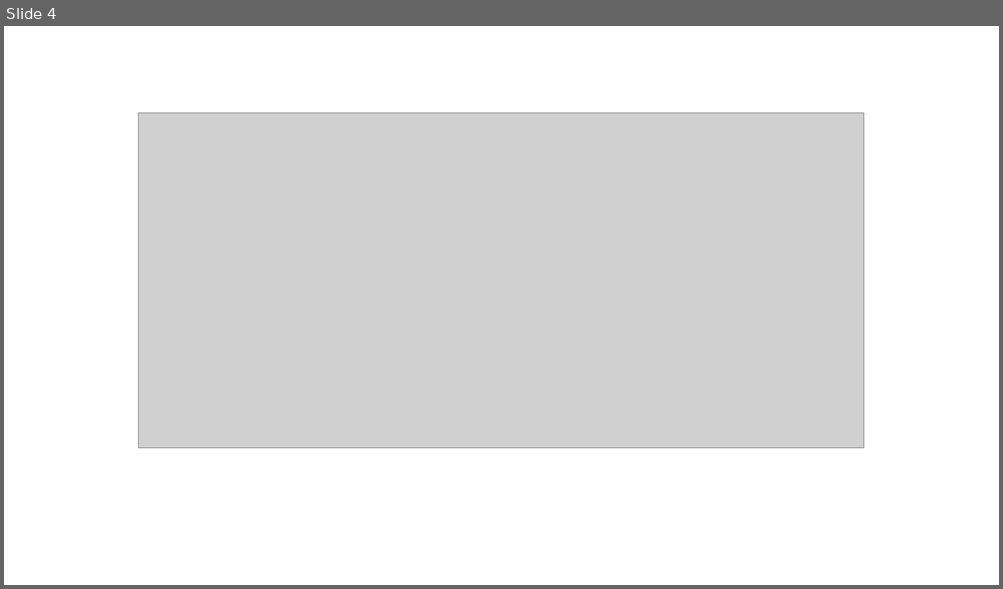
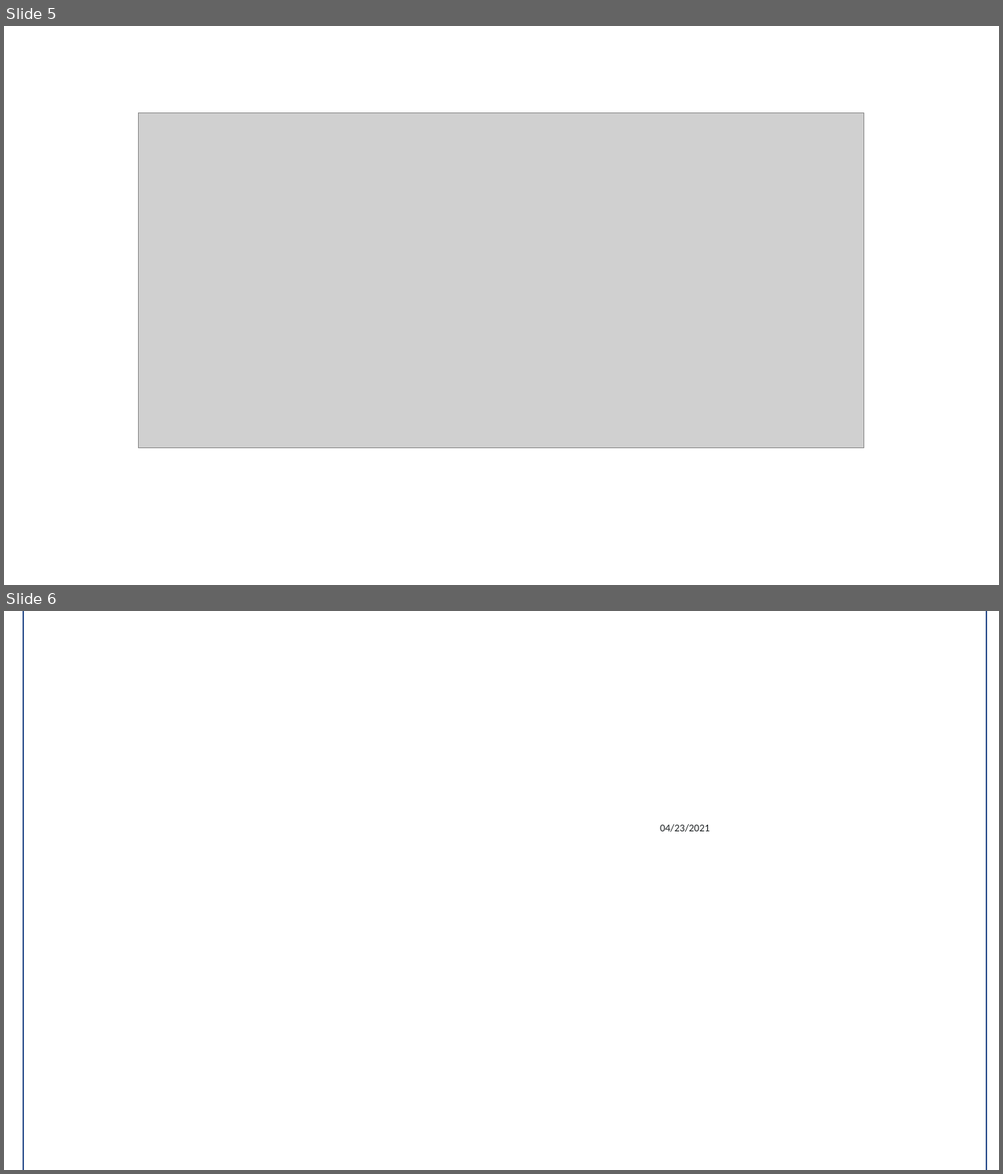
Before and after one commit to ziwang0411/Zi_Website, a slide deck: src/images/Presentation2.pptx. Shown one above the other, each under a label of ours: slide 4 before the commit, slides 5 and 6 after it. The pictures are 1003x589 and 1003x1174 pixels, drawn with LibreOffice and Linux fonts; fonts in the diff are those of the drawing; grey boxes stand for pictures; background and template pictures are left out. Boxes give left, top, right and bottom in pixels: in the first picture for what was removed or moved away, otherwise in the second. Text is boxed around its words. In the diff, an @@ line names an element or a change of style, - is before the commit and + after.

```diff
--- a/src/images/Presentation2.pptx
+++ b/src/images/Presentation2.pptx
@@ slide 6 added at (x1=4, y1=611, x2=999, y2=1170), background picture (left out) @@
@@ rectangle added at (x1=23, y1=611, x2=987, y2=1170), fill #FFFFFF, outline #325491 1 pt @@
@@ rectangle added at (x1=655, y1=806, x2=723, y2=832), fill #FFFFFF, outline #FFFFFF 1 pt @@
@@ text added at (x1=660, y1=824, x2=709, y2=832), 10 pt, text #1E2224 @@
+04/23/2021
@@ what was slide 4 is now slide 5 @@
```
Also in this commit, not shown: 2 other slides added, 2 slides removed, 18 other files.
